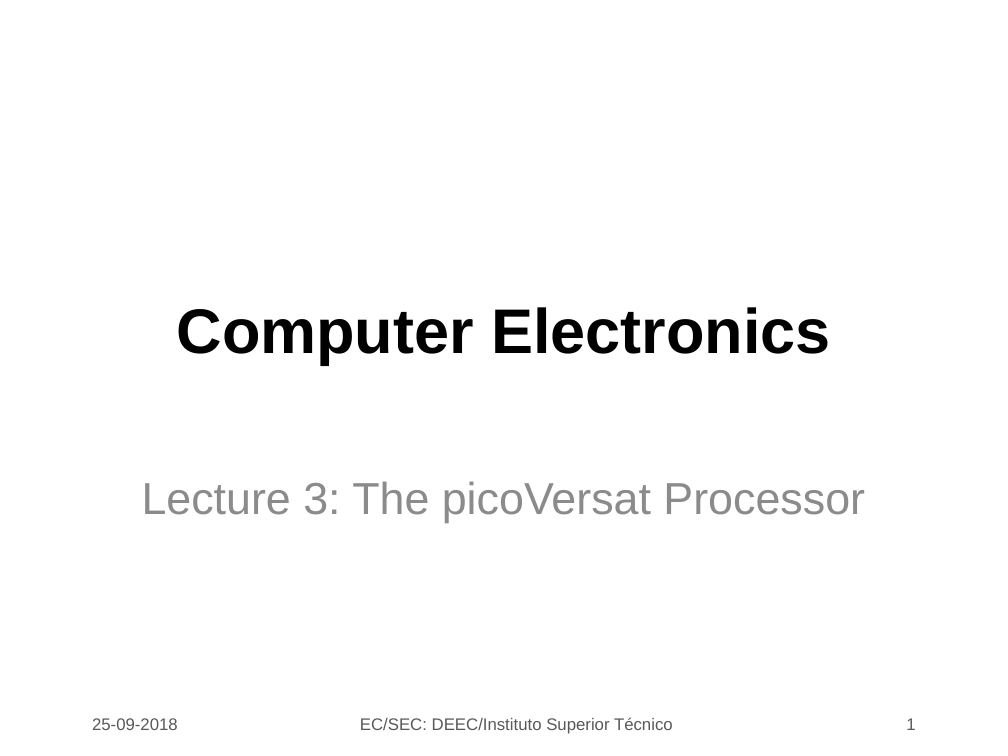
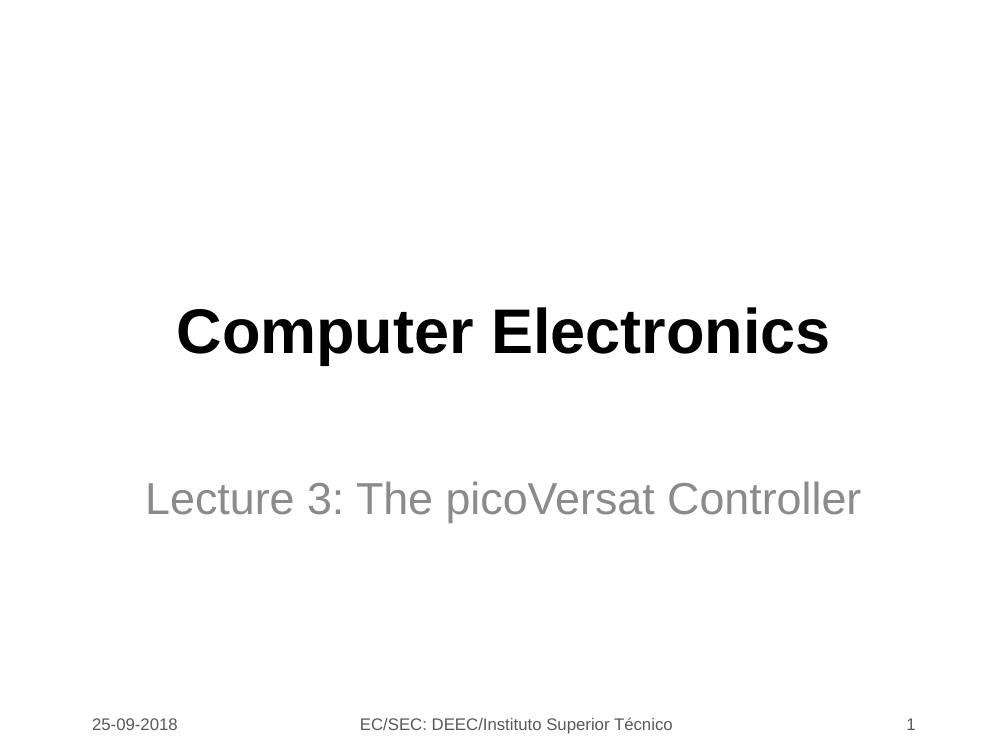
Before and after one commit to jjts/ist-sec, a slide deck: slide 1 of lectures/l3_picoVersat/Lecture_3_picoVersat.odp. Drawn at 1008x756 pixels with LibreOffice and Linux fonts; fonts in the diff are those of the drawing; background and template pictures are left out. Boxes give left, top, right and bottom in pixels: in the first picture for what was removed or moved away, otherwise in the second. Text is boxed around its words. In the diff, an @@ line names an element or a change of style, - is before the commit and + after.

Commit message:
lecture 4

```diff
--- a/lectures/l3_picoVersat/Lecture_3_picoVersat.odp
+++ b/lectures/l3_picoVersat/Lecture_3_picoVersat.odp
@@ subtitle at (x1=145, y1=481, x2=861, y2=523): text changed @@
-Lecture 3: The picoVersat Processor
+Lecture 3: The picoVersat Controller
```
Also in this commit, not shown: 1 other file.
